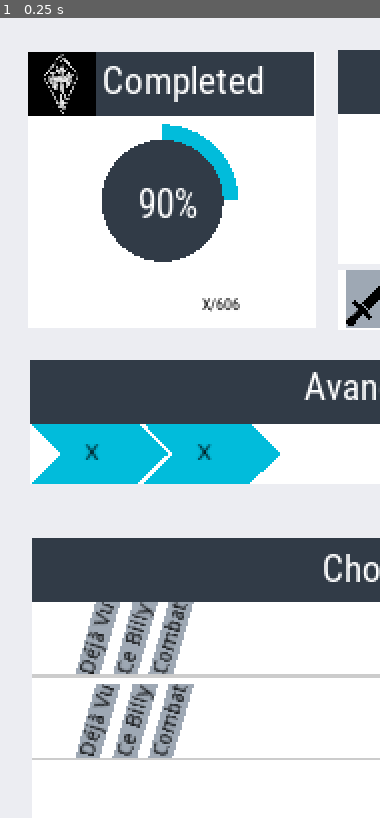
Above: before the commit, frame 1.
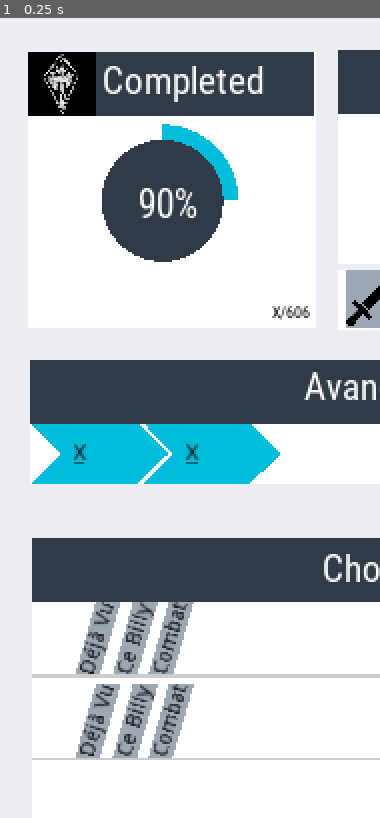
Above: after the commit, the same moment.

Repository: naparuba/fdcn
Game: Godot game, scene res://main.tscn
The game is run twice, just before and just after one commit, with the same random seed, the same clock (stepped at 60 frames per second) and the same inputs.
Inputs:
- Up to frame 1 (0.25 s): no input
The pictures show only the part of the screen within x 2-52%, y 0-50%; the shares and areas given below are measured in that part.

The runs differ from the first frame. In frame 1, 0.4% of the frame differs, in the area x 19-82%, y 35-56%.
Error in both runs: Error calling built-in function 'len': Object can't provide a length. (res://main.gd:191)

Commit message:
Add: design

Diff:
--- a/bread.gd
+++ b/bread.gd
@@ -13,7 +13,14 @@
 
 func set_chap_number(nb):
 	self.chap_number = nb
-	$Label.text = '%d' % nb
+
+
+# The current label should be wihtout the _, so people don't want to click on it
+func _update_label():
+	if !self.is_current:
+		$ElLabel.bbcode_text = '[u]%d[/u]' % self.chap_number
+	else:
+		$ElLabel.bbcode_text = '%d' % self.chap_number
 
 
 func _set_color(color):
@@ -30,17 +37,21 @@
 func set_first():
 	$poly_for_first.visible = true
 
+
 func set_current():
 	self._set_color(Color('00c2aa'))
 	self.is_current = true  # means: don't jump here ^^
+	self._update_label()
 
 
 func set_previous():
 	self._set_color(Color('01bcdb'))
+	self._update_label()
 
 
 func set_normal_color():
 	self._set_color(Color('9ea8b4'))
+	self._update_label()
 
 
 ### NOTE: the button is invisible, normal ^^
--- a/bread.tscn
+++ b/bread.tscn
@@ -23,11 +23,36 @@
 polygon = PoolVector2Array( 1.51661, 0.0921001, 72.2271, 0.0783272, 91.9596, 19.6784, 71.1677, 39.8082, 1.50799, 39.8082, 21.1081, 19.9433 )
 
 [node name="Label" type="Label" parent="."]
+visible = false
 margin_left = 35.7507
 margin_top = 13.3043
 margin_right = 75.7507
 margin_bottom = 27.3043
 custom_colors/font_color = Color( 0, 0, 0, 1 )
+text = "X"
+__meta__ = {
+"_edit_use_anchors_": false
+}
+
+[node name="Label2" type="RichTextLabel" parent="."]
+visible = false
+margin_left = 35.7507
+margin_top = 13.3043
+margin_right = 75.7507
+margin_bottom = 27.3043
+custom_colors/default_color = Color( 0, 0, 0, 1 )
+bbcode_enabled = true
+bbcode_text = "Y"
+text = "Y"
+
+[node name="ElLabel" type="RichTextLabel" parent="."]
+margin_left = 28.17
+margin_top = 12.6134
+margin_right = 68.17
+margin_bottom = 32.6134
+custom_colors/default_color = Color( 0, 0, 0, 1 )
+bbcode_enabled = true
+bbcode_text = "[u]X[/u]"
 text = "X"
 __meta__ = {
 "_edit_use_anchors_": false
--- a/main.tscn
+++ b/main.tscn
@@ -85,16 +85,17 @@
 position = Vector2( 88.3884, 97.9343 )
 
 [node name="footnode" type="Label" parent="Background/GlobalCompletion"]
-margin_left = 115.052
-margin_top = 159.324
-margin_right = 185.052
-margin_bottom = 173.324
+margin_left = 142.403
+margin_top = 164.985
+margin_right = 185.403
+margin_bottom = 178.985
 custom_fonts/font = ExtResource( 5 )
 custom_colors/font_color = Color( 0, 0, 0, 1 )
 custom_constants/shadow_offset_x = 0
 custom_constants/shadow_offset_y = 0
 custom_constants/shadow_as_outline = 0
 text = "X/606"
+align = 2
 __meta__ = {
 "_edit_use_anchors_": false
 }
